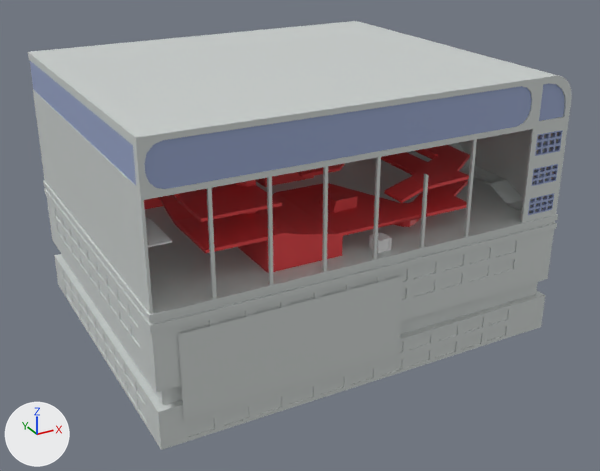
Renders of the FBX model VJ_Taller7/Assets/Art/Map Model/MAPA_FINAL.fbx from each side of a commit.
One viewpoint serves both versions: a 50 mm lens placed at (-95.4, -180.3, 110.3), pointed at (-2.2, -10.9, 25.6). Lighting does not change. The marker at lower left points along +X, +Y and +Z. Where no turn or scale is listed for an object, it has been applied to the vertices. Vertices at the same position are counted once.

Names of what the first picture shows: 'Base inicial', 'CajaQUITAR.001', 'Cartel.001', 'Columnas', 'Escalera', 'Paredes', 'Suelo', 'Ventanas', 'Ventanas.001', 'Ventanas.002'.
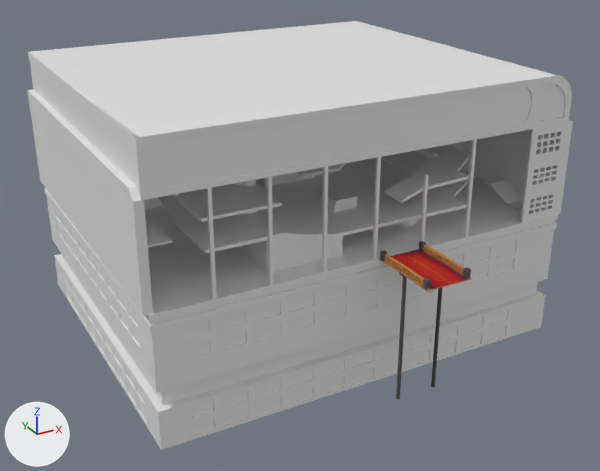
Where the change shows, as pixel boxes [x1, y1, x2, y2] in the pictures (600 x 471 px):
'Suelo', recoloured: [43, 151, 558, 450] in both
'Paredes', recoloured, reshaped (grey to white): before [28, 21, 572, 314]; after [27, 21, 573, 316]
'Ventanas.001', recoloured (blue to grey): [30, 61, 531, 189] in both
'Cartel.001', deleted: before [178, 276, 404, 420]
'Base inicial', recoloured (red to grey): [144, 145, 470, 273] in both
'Puente pocho', added: after [379, 241, 471, 399]
'Ventanas', recoloured (blue to grey): [528, 130, 563, 215] in both
'Ventanas.002', recoloured (blue to grey): [539, 84, 564, 121] in both
'CajaQUITAR.001', deleted: before [369, 232, 392, 253]
part 1 of me_cube_010, built on: before [33, 90, 150, 314]; after [27, 89, 573, 316]

The change, as a list of edits to the scene's bpy script:
```text
Add img_bridge_texture_png:
    img_bridge_texture_png = load_image('BRIDGE_TEXTURE.png', 'BRIDGE_TEXTURE.png', 512, 512, 'sRGB')
Change mat_fachadaex:
    mat_fachadaex.base_color: (0.617, 0.651, 0.638) -> (0.8, 0.8, 0.8)  # light grey #ced3d1 -> white #e7e7e7
Change mat_fachadain:
    mat_fachadain.base_color: (0.801, 0.0529, 0.0584) -> (0.8, 0.8, 0.8)  # red #e74144 -> white #e7e7e7
Change mat_extras2:
    mat_extras2.base_color: (0.312, 0.381, 0.602) -> (0.8, 0.8, 0.8)  # blue #98a6cc -> white #e7e7e7
Change mat_paredes:
    mat_paredes.base_color: (0.617, 0.651, 0.638) -> (0.8, 0.8, 0.8)  # light grey #ced3d1 -> white #e7e7e7
Add mat_puente:
    mat_puente = principled_material('Puente')
    mat_puente.texture = img_bridge_texture_png
Change me_cube_010:
    used by ob_paredes; location = (24.3, -12.1, 55.3)
    remove me_cube_010.from_pydata(...)  # 229 vertices, 240 faces; spans x -77.1..28.5, y -30.9..55.1, z -23.3..12.1
    add me_cube_010.from_pydata(...)  # 247 vertices, 258 faces; spans x -78.6..29.9, y -30.9..56.6, z -23.3..12.1
    me_cube_010 part 1
    7 vertices are removed from x -77.1..28.5, y -28.0..55.1, z -21.9..-8.2
    18 faces are deleted
    5 vertices move from x 17.3..28.5, y -28.0..55.1, z -15.7..-8.2 to x 17.3..29.9, y -30.9..56.6, z -23.3..0.2
    19 vertices are added at x -78.4..29.9, y -30.9..56.6, z -23.3..0.2
    6 new vertices lie (-1.5, 0.0, 0.0) away from vertices in x -77.1, y -30.9..55.1, z -23.3..2.2
    36 new faces join them
Add me_mesh_001:
    me_mesh_001.from_pydata(...)  # 1932 vertices, 2484 faces; spans x -6.0..6.2, y -8.6..8.6, z -32.2..1.8
    me_mesh_001.materials.append(mat_puente)  # picture img_bridge_texture_png
Remove ob_cajaquitar_001:
    ob_cajaquitar_001 = bpy.data.objects.new('CajaQUITAR.001', me_cube_005)
    ob_cajaquitar_001.location = (3.0, -38.9, 33.5)
Remove ob_cartel_001:
    ob_cartel_001 = bpy.data.objects.new('Cartel.001', me_plane_001)
    ob_cartel_001.location = (-20.4, -43.4, 16.0)
Add ob_puente_pocho:
    ob_puente_pocho = bpy.data.objects.new('Puente pocho', me_mesh_001)
    ob_puente_pocho.location = (5.6, -52.0, 32.3)
```
